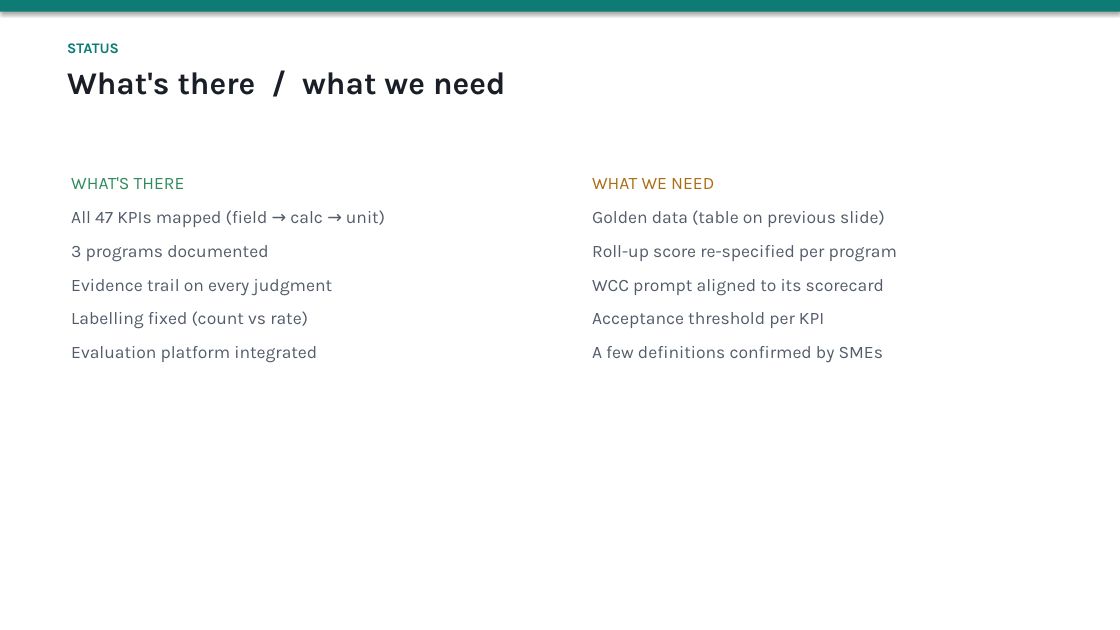
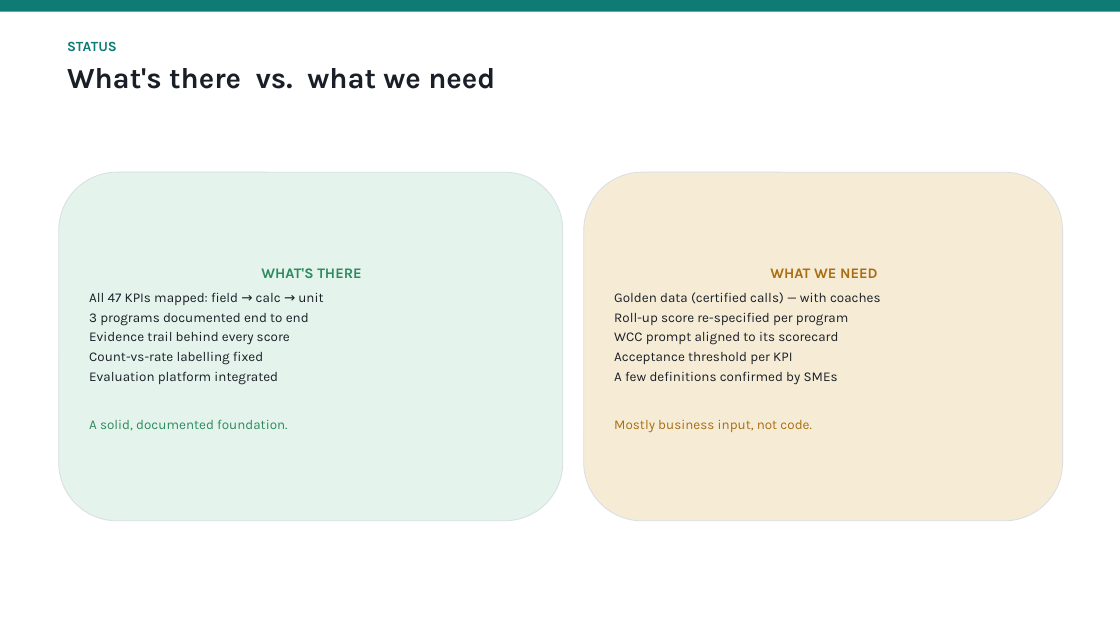
Before and after one commit to shyamanugu/LLMOps, a slide deck: slide 7 of usecases/ai_pipeline 2/docs/APIX_Metrics_Discussion.pptx. Drawn at 1120x630 pixels with LibreOffice and Linux fonts; fonts in the diff are those of the drawing. Boxes give left, top, right and bottom in pixels: in the first picture for what was removed or moved away, otherwise in the second. Text is boxed around its words. In the diff, an @@ line names an element or a change of style, - is before the commit and + after.

```diff
--- a/usecases/ai_pipeline 2/docs/APIX_Metrics_Discussion.pptx
+++ b/usecases/ai_pipeline 2/docs/APIX_Metrics_Discussion.pptx
@@ rectangle at (0, 0, 1120, 12): shadow off @@
@@ text at (67, 41, 117, 52): size 12.5 to 12 pt in "STATUS"; less space between paragraphs @@
@@ text at (67, 68, 495, 89): text changed; size 27 to 25 pt @@
-What's there / what we need
+What's there vs. what we need
@@ rounded rectangle "WHAT'S THERE": place and size @@
-rounded rectangle "WHAT'S THERE" at (71, 177, 385, 363)
+rounded rectangle "WHAT'S THERE" at (59, 172, 563, 521)
@@ rounded rectangle "WHAT'S THERE" at (59, 172, 563, 521): vertical alignment top to middle; fill none to #E4F3EB; outline none to #D9DFE5 0.75 pt @@
@@ rounded rectangle "WHAT WE NEED": place and size @@
-rounded rectangle "WHAT WE NEED" at (592, 178, 897, 363)
+rounded rectangle "WHAT WE NEED" at (584, 172, 1063, 521)
@@ rounded rectangle "WHAT WE NEED" at (584, 172, 1063, 521): vertical alignment top to middle; fill none to #F6ECD6; outline none to #D9DFE5 0.75 pt @@
@@ text in rounded rectangle at (89, 268, 361, 384): size 15 to 12.5 pt, bold on in "WHAT'S THERE"; size 15 to 11.5 pt, text colour #535C6A to #1A1F27 in "Evaluation platform integrated"; alignment left to centre; less space between paragraphs @@
@@ text in rounded rectangle at (614, 268, 878, 384): size 15 to 12.5 pt, bold on in "WHAT WE NEED"; size 15 to 11.5 pt, text colour #535C6A to #1A1F27 in "Roll-up score re-specified per program", "WCC prompt aligned to its scorecard", "Acceptance threshold per KPI", "A few definitions confirmed by SMEs"; alignment left to centre; less space between paragraphs @@
@@ text in rounded rectangle at (89, 293, 323, 365): text changed; size 15 to 11.5 pt; text colour #535C6A to #1A1F27 @@
-All 47 KPIs mapped (field → calc → unit)
-3 programs documented
-Evidence trail on every judgment
-Labelling fixed (count vs rate)
+All 47 KPIs mapped: field → calc → unit
+3 programs documented end to end
+Evidence trail behind every score
+Count-vs-rate labelling fixed
@@ text in rounded rectangle at (614, 292, 881, 304): text changed; size 15 to 11.5 pt; text colour #535C6A to #1A1F27 @@
-Golden data (table on previous slide)
+Golden data (certified calls) — with coaches
@@ text in rounded rectangle at (89, 420, 287, 430): paragraph added @@
+A solid, documented foundation.
@@ text in rounded rectangle at (614, 420, 812, 432): paragraph added @@
+Mostly business input, not code.
```
Also in this commit, not shown: 3 other slides changed, 4 slides added, 7 slides removed, 1 other file.
